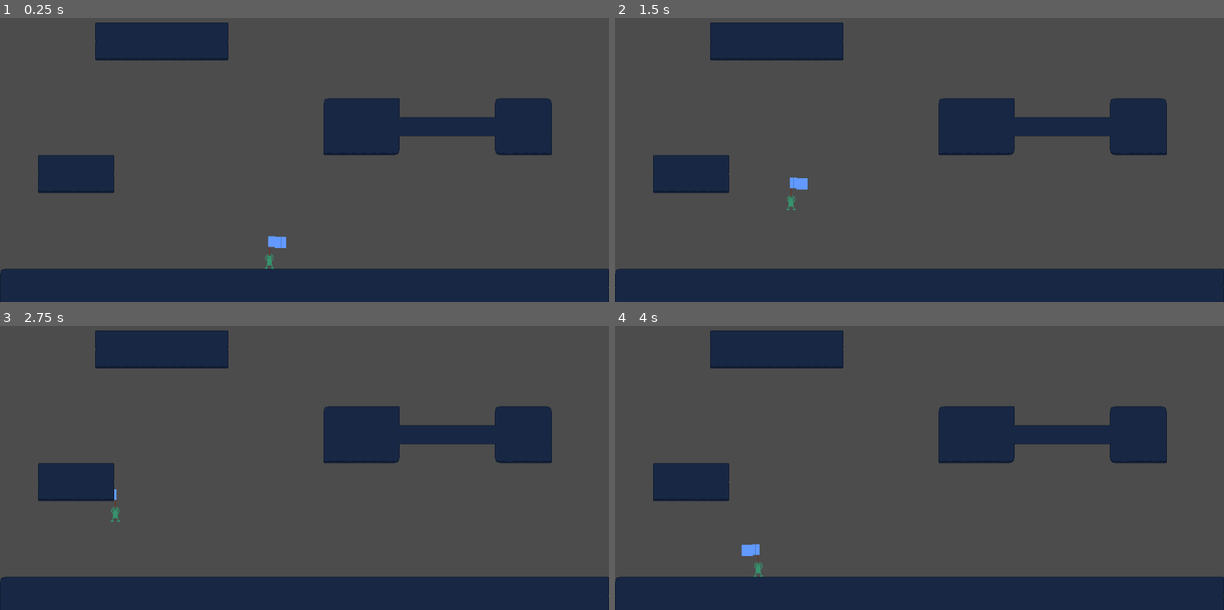
Above: before the commit, frames 1-4 (two rows, left to right).
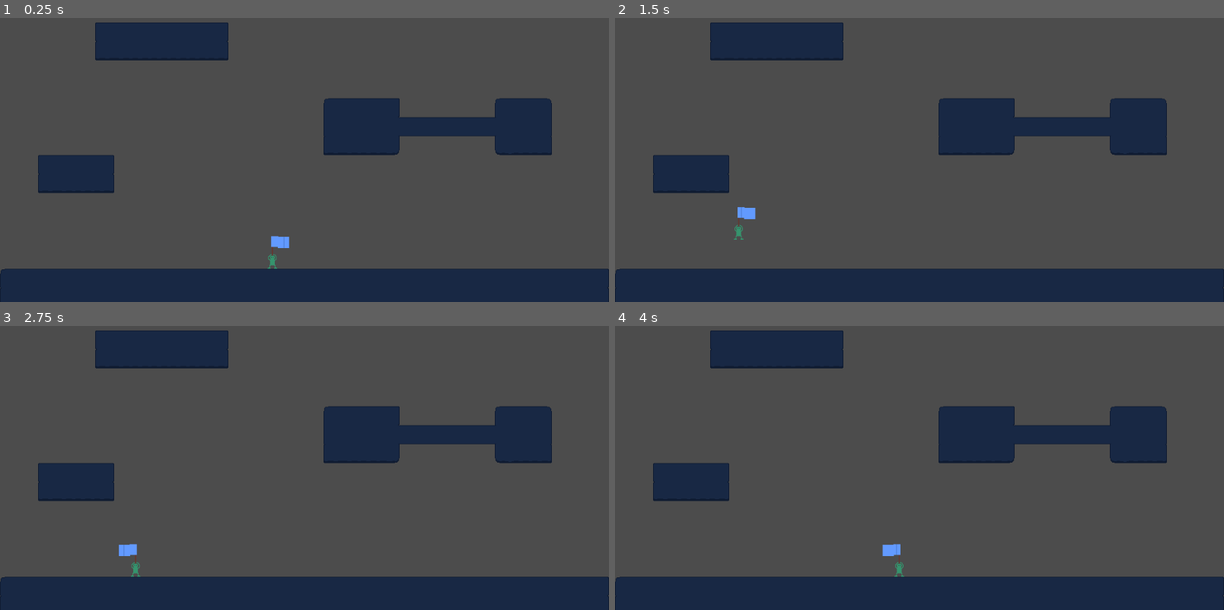
Above: after the commit, the same moments.

Repository: melo484b/flag-flipper
Game: Godot game, scene res://map/level.tscn
Two runs of this game, one before a commit and one after it. Both use one fixed random seed, a clock stepped at 60 frames per second and the inputs below. The project has no main scene, so this scene is started directly.
Inputs:
- Up to frame 1 (0.25 s): no input
- Up to frame 2 (1.5 s): tap Space (jump) at 0.6, 0.77, 1.07, 1.35 s
- Up to frame 3 (2.75 s): tap Space (jump) at 1.52, 1.82, 2.1 s; hold R (reverse) from 2.03 s (still down)
- Up to frame 4 (4 s): release R (reverse) at 2.78 s; tap Space (jump) at 2.85, 3.02, 3.32, 3.6, 3.77 s

The runs differ from the first frame. In frame 1, 0.1% of the frame differs, in the area x 43-48%, y 76-89%; in frame 2, 0.3%; in frame 3, 0.2%; in frame 4, 0.3%, in the area x 20-48%, y 76-89%.
Error after the commit: Attempt to call function 'start' in base 'null instance' on a null instance. (res://player/player.gd:39)

Commit message:
Refactor player movement

Diff:
--- a/player/player.gd
+++ b/player/player.gd
@@ -1,38 +1,47 @@
 extends KinematicBody2D
 
 
-var velocity: Vector2 = Vector2()
+var velocity: Vector2 = Vector2.ZERO
 export var speed: int = 200
-export var jump_power = 2000
+export var jump_power: int = -1000
+export var gravity: int = 3000
+export var acceleration: float = 0.25
 var direction: int = -1
 var jumps: int = 2
+var fatigued: bool = false
 
 onready var flag = $flag
+onready var fatigue_timer = $fatigue
 
 
 func _ready() -> void:
 	pass
 
 
-func _physics_process(_delta) -> void:
+func _physics_process(delta) -> void:
 	get_input()
 	game_movement()
-	velocity = velocity.normalized() * speed
-	velocity = move_and_slide(velocity)
+	velocity.y += gravity * delta
+	velocity = move_and_slide(velocity, Vector2.UP)
 
 
 func get_input() -> void:
 	if Input.is_action_just_pressed("jump"):
 		if jumps > 0:
 			jumps -= 1
-			velocity.y -= jump_power
-	if Input.is_action_just_pressed("reverse"):
-		jumps = 2
+			velocity.y = jump_power
+	if Input.is_action_just_pressed("reverse") and not fatigued:
+		jumps = clamp(jumps + 1, 1, 2)
+		velocity.x = 0
 		direction *= -1
 		flag.spin()
+		fatigued = true
+		fatigue_timer.start()
 
 
 func game_movement() -> void:
-	velocity.x += direction
-	if !is_on_floor():
-		velocity.y += 20
+	velocity.x = lerp(velocity.x, direction * speed, acceleration)
+
+
+func _on_fatigue_timeout():
+	fatigued = false
